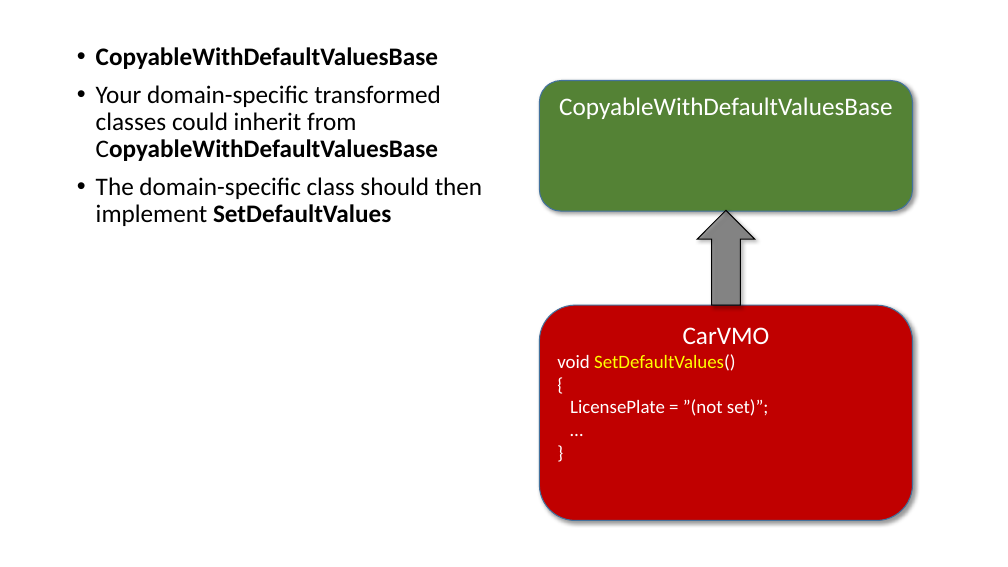
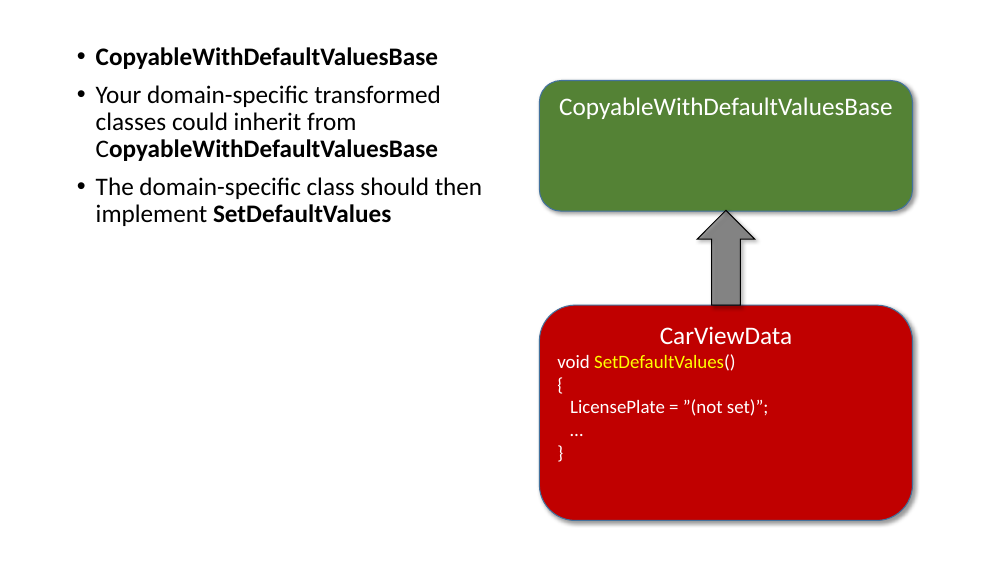
Before and after one commit to perl-easj/Teaching-materials, a slide deck: slide 34 of CSharpProgramming/Presentations/MVVMStarter/MVVMStarter2018 Class Library.pptx. Drawn at 1008x567 pixels with LibreOffice and Linux fonts; fonts in the diff are those of the drawing. Boxes give left, top, right and bottom in pixels: in the first picture for what was removed or moved away, otherwise in the second. Text is boxed around its words. In the diff, an @@ line names an element or a change of style, - is before the commit and + after.

Commit message:
Fixed various typos and graphical inconsistencies
In the MVVMStarter2018 documentation

```diff
--- a/CSharpProgramming/Presentations/MVVMStarter/MVVMStarter2018 Class Library.pptx
+++ b/CSharpProgramming/Presentations/MVVMStarter/MVVMStarter2018 Class Library.pptx
@@ text in rounded rectangle at box(660, 326, 792, 345): text changed @@
-CarVMO
+CarViewData
```
Also in this commit, not shown: 20 other slides changed, 2 slides added.
